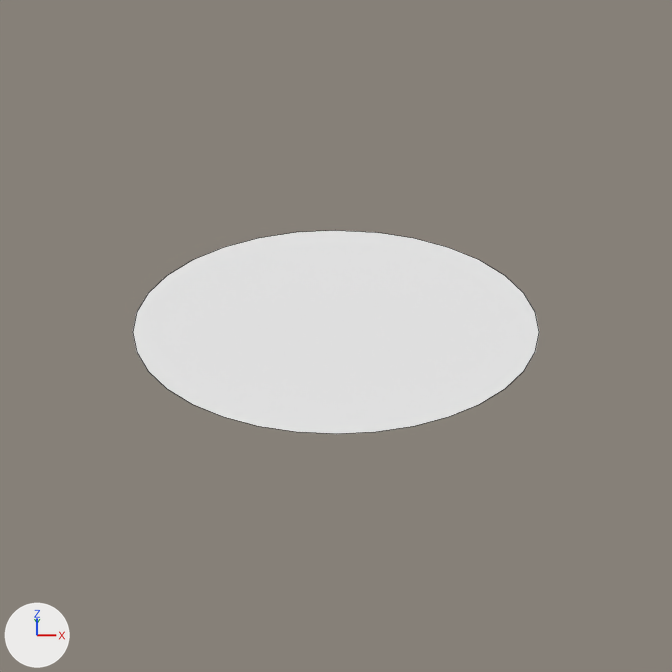
A saved change to the Blender file MailGame/assets/models/scene.blend.
The view is the same before and after, from the file's camera 'Camera'. The lights are fixed; the arrows at lower left show +X, +Y and +Z. Mesh edges are drawn as thin lines.
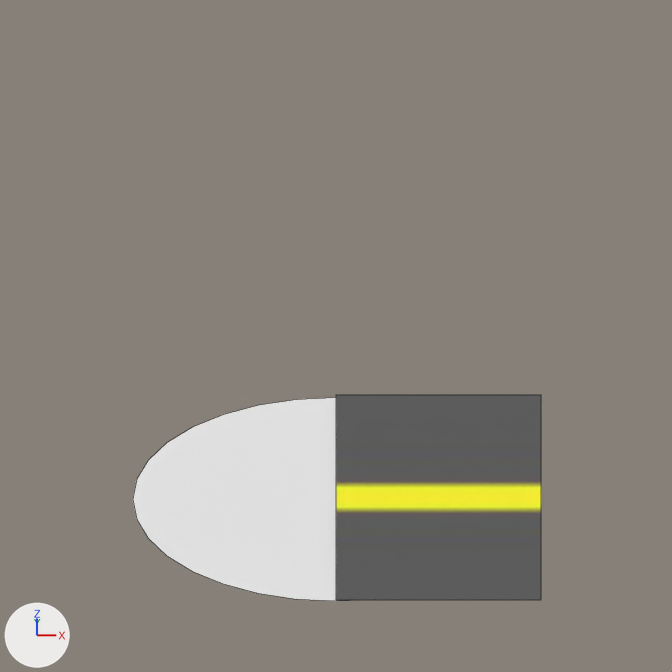
Commit message: Added the rest of the temporary road sprites.

Where the change shows, as pixel boxes (x1, y1, x2, y2) in the pictures (672 x 672 px):
'Circle', mesh moved: before (133, 230, 539, 434); after (133, 398, 346, 601)
'Plane', added: after (336, 395, 541, 600)

Patch to the scene script:
```diff
--- a/MailGame/assets/models/scene.blend.py
+++ b/MailGame/assets/models/scene.blend.py
@@ img_road_jpg @@
+img_road_jpg = load_image('road.jpg', 'textures/road.jpg', 32, 32, 'sRGB')
@@ mat_road_jpg @@
+mat_road_jpg = principled_material('road.jpg')
+mat_road_jpg.texture = img_road_jpg
@@ me_circle @@
 me_circle.from_pydata(...)  # 32 vertices, 1 face; spans x -0.88..0.88, y -0.88..0.88, z 0.84
 # used by ob_circle; location = (0.0, 0.0, 0.0)
+# me_circle part 1: the whole mesh is moved by (0.0, 0.0, -0.84)
 me_circle.materials.append(mat_material_003)
@@ me_plane_001 @@
+me_plane_001.from_pydata(...)  # 4 vertices, 1 face; spans x 0.0..0.89, y -0.89..0.89, z 0.01
+me_plane_001.materials.append(mat_road_jpg)  # picture img_road_jpg
@@ ob_plane @@
+ob_plane = bpy.data.objects.new('Plane', me_plane_001)
+ob_plane.location = (0.0, 0.0, 0.001)
```
